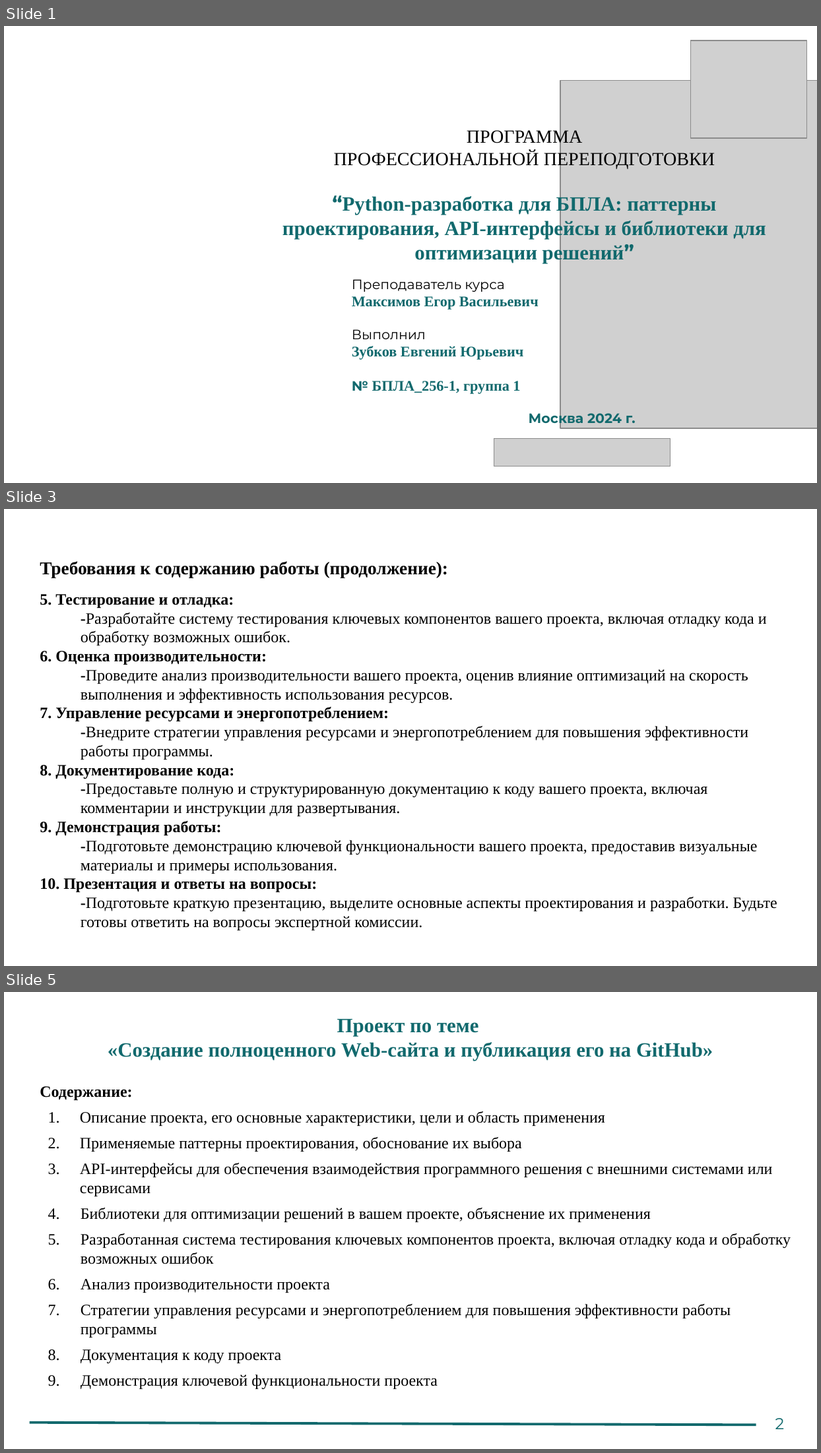
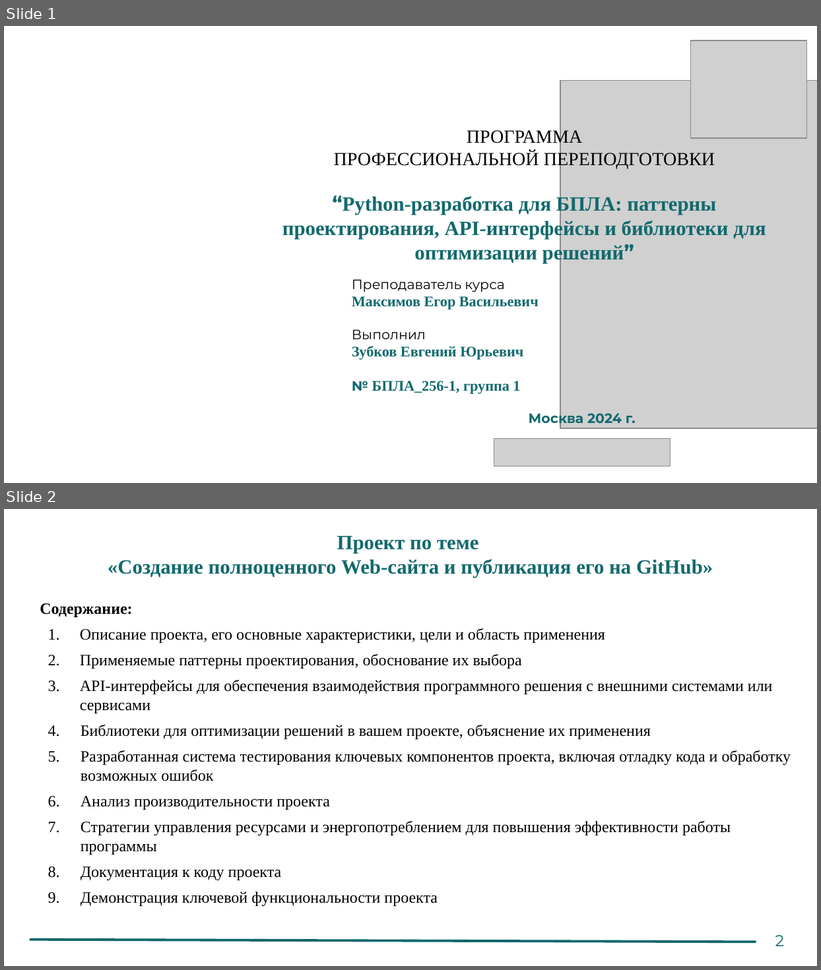
Before and after one commit to White2e/BPLAFinalCert, a slide deck: Python_разработка_для_БПЛА_паттерны_проектирования,_API_интерфейсы+(6).pptx. Shown one above the other, each under a label of ours: slides 1, 3 and 5 before the commit, slides 1 and 2 after it; the slides between them are not shown. The pictures are 821x1453 and 821x970 pixels, drawn with LibreOffice and Linux fonts; fonts in the diff are those of the drawing; grey boxes stand for pictures. Boxes give left, top, right and bottom in pixels: in the first picture for what was removed or moved away, otherwise in the second. Text is boxed around its words. In the diff, an @@ line names an element or a change of style, - is before the commit and + after.

```diff
--- a/Python_разработка_для_БПЛА_паттерны_проектирования,_API_интерфейсы+(6).pptx
+++ b/Python_разработка_для_БПЛА_паттерны_проектирования,_API_интерфейсы+(6).pptx
@@ slide 3 removed at [4,509,817,966], background #FFFFFF @@
@@ title removed at [40,561,449,578] @@
-Требования к содержанию работы (продолжение):
@@ text removed at [40,594,778,912] @@
-5. Тестирование и отладка:
--Разработайте систему тестирования ключевых компонентов вашего проекта, включая отладку кода и обработку возможных ошибок.
-6. Оценка производительности:
--Проведите анализ производительности вашего проекта, оценив влияние оптимизаций на скорость выполнения и эффективность использования ресурсов.
-7. Управление ресурсами и энергопотреблением:
--Внедрите стратегии управления ресурсами и энергопотреблением для повышения эффективности работы программы.
-8. Документирование кода:
--Предоставьте полную и структурированную документацию к коду вашего проекта, включая комментарии и инструкции для развертывания.
-9. Демонстрация работы:
--Подготовьте демонстрацию ключевой функциональности вашего проекта, предоставив визуальные материалы и примеры использования.
-10. Презентация и ответы на вопросы:
--Подготовьте краткую презентацию, выделите основные аспекты проектирования и разработки. Будьте готовы ответить на вопросы экспертной комиссии.
@@ what was slide 5 is now slide 2 @@
```
Also in this commit, not shown: 3 slides changed, 5 slides added, 2 other slides removed.
